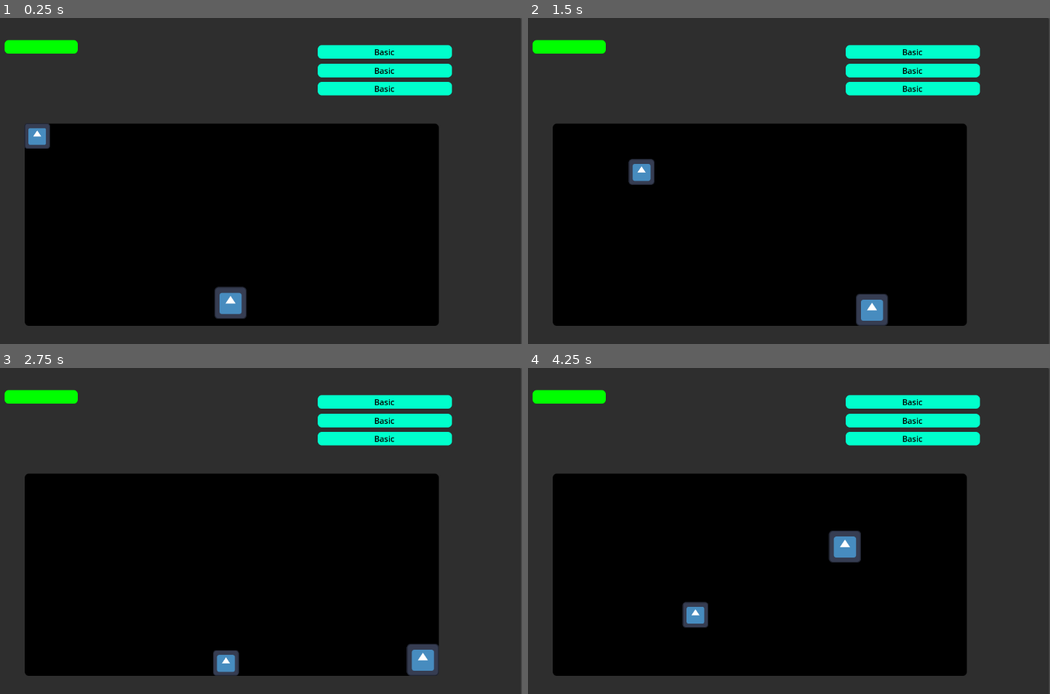
Above: before the commit, frames 1-4 (two rows, left to right).
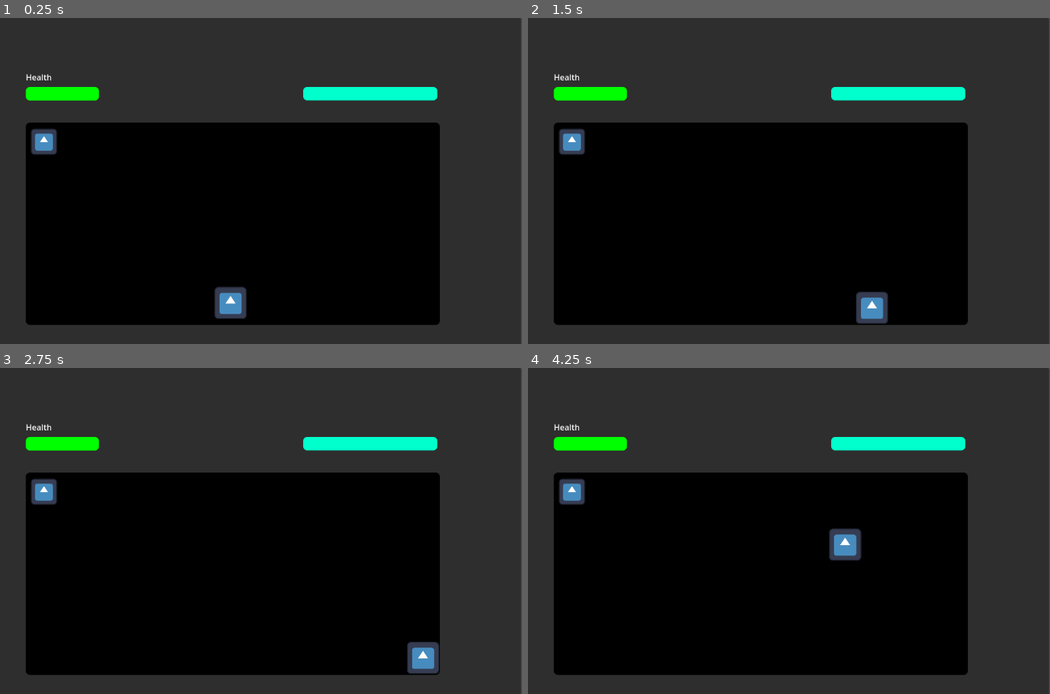
Above: after the commit, the same moments.

Repository: SampaiWasTaken/LD55
Game: Godot game, scene res://Scenes/CombatScenes/tutorial_combat.tscn
Two runs of this game, one before a commit and one after it. Both use one fixed random seed, a clock stepped at 60 frames per second and the inputs below. This scene is started directly instead of the project's main scene. The engine's default icon, where the game draws it, is replaced by a stand-in: a white triangle on a blue panel in a dark square.
Inputs (mouse positions are in pixels of both pictures, inside the frame that each line leads up to):
- Up to frame 1 (0.25 s): no input
- Up to frame 2 (1.5 s): move the mouse to (888, 164) at 0.52 s; hold D (walkRight) 0.53-1.28 s; hold E (interact) 0.53-1.28 s; move the mouse to (642, 197) at 1.27 s; hold Down (walkDown) from 1.28 s (still down); click (642, 197) at 1.35 s
- Up to frame 3 (2.75 s): move the mouse to (287, 459) at 2.02 s; release Down (walkDown) at 2.03 s; hold D (walkRight) from 2.03 s (still down); hold E (interact) from 2.03 s (still down)
- Up to frame 4 (4.25 s): move the mouse to (731, 596) at 2.77 s; release D (walkRight) at 2.78 s; release E (interact) at 2.78 s; hold W (walkUp) 2.78-3.53 s; click (731, 596) at 2.85 s; move the mouse to (935, 579) at 3.52 s; hold A (walkLeft) from 3.53 s (still down); hold E (interact) from 3.53 s (still down)

The runs differ from the first frame. In frame 1, 5.4% of the frame differs, in the area x 0-87%, y 6-95%; in frame 2, 5.9%; in frame 3, 5.9%; in frame 4, 6.0%.
Error after the commit: Parse Error: Expected end of statement after expression, found "Identifier" instead. (res://Scripts/Combat/tutorial_enemy.gd:19)

Commit message:
pfusch

Diff:
--- a/Scenes/CombatScenes/combatScene.tscn
+++ b/Scenes/CombatScenes/combatScene.tscn
@@ -11,8 +11,10 @@
 corner_radius_bottom_right = 8
 corner_radius_bottom_left = 8
 
+[sub_resource type="StyleBoxFlat" id="StyleBoxFlat_otk6x"]
+
 [sub_resource type="RectangleShape2D" id="RectangleShape2D_tmk8o"]
-size = Vector2(38, 478)
+size = Vector2(3.49998, 482.023)
 
 [sub_resource type="StyleBoxFlat" id="StyleBoxFlat_fyxbb"]
 bg_color = Color(0, 1, 0.8, 1)
@@ -41,11 +43,18 @@
 metadata/_edit_lock_ = true
 
 [node name="Panel2" type="Panel" parent="."]
-offset_left = 168.0
-offset_top = 210.0
-offset_right = 989.0
-offset_bottom = 612.0
+offset_left = 170.0
+offset_top = 208.0
+offset_right = 991.0
+offset_bottom = 610.0
 theme_override_styles/panel = SubResource("StyleBoxFlat_yxa3q")
+
+[node name="Panel3" type="Panel" parent="."]
+offset_left = 170.0
+offset_top = 299.0
+offset_right = 991.0
+offset_bottom = 306.0
+theme_override_styles/panel = SubResource("StyleBoxFlat_otk6x")
 
 [node name="player" parent="." groups=["MiniPlayer"] instance=ExtResource("2_rkvdr")]
 position = Vector2(576, 566)
@@ -66,7 +75,7 @@
 collision_mask = 3
 
 [node name="CollisionShape2D" type="CollisionShape2D" parent="Walls/StaticBody2D" groups=["Walls"]]
-position = Vector2(-10, 0)
+position = Vector2(12, 0)
 shape = SubResource("RectangleShape2D_tmk8o")
 
 [node name="StaticBody2D2" type="StaticBody2D" parent="Walls" groups=["Walls"]]
@@ -75,7 +84,7 @@
 collision_mask = 3
 
 [node name="CollisionShape2D" type="CollisionShape2D" parent="Walls/StaticBody2D2" groups=["Walls"]]
-position = Vector2(20, 0)
+position = Vector2(3, 0)
 shape = SubResource("RectangleShape2D_tmk8o")
 
 [node name="StaticBody2D3" type="StaticBody2D" parent="Walls" groups=["Walls"]]
@@ -86,7 +95,7 @@
 collision_mask = 3
 
 [node name="CollisionShape2D" type="CollisionShape2D" parent="Walls/StaticBody2D3" groups=["Walls"]]
-position = Vector2(1, -1.16279)
+position = Vector2(-20, -0.581341)
 shape = SubResource("RectangleShape2D_tmk8o")
 
 [node name="StaticBody2D4" type="StaticBody2D" parent="Walls" groups=["Walls"]]
@@ -97,7 +106,7 @@
 collision_mask = 3
 
 [node name="CollisionShape2D" type="CollisionShape2D" parent="Walls/StaticBody2D4" groups=["Walls"]]
-position = Vector2(1, -1.16275)
+position = Vector2(14.75, -1.16278)
 shape = SubResource("RectangleShape2D_tmk8o")
 
 [node name="StaticBody2D5" type="StaticBody2D" parent="Walls" groups=["Walls"]]
@@ -107,7 +116,7 @@
 collision_layer = 128
 
 [node name="CollisionShape2D" type="CollisionShape2D" parent="Walls/StaticBody2D5" groups=["Walls"]]
-position = Vector2(1, -1.16275)
+position = Vector2(1.00001, 5.126e-06)
 shape = SubResource("RectangleShape2D_tmk8o")
 
 [node name="MoveTimer" type="Timer" parent="."]
@@ -122,16 +131,17 @@
 
 [node name="CooldownBar" type="ProgressBar" parent="UI"]
 layout_mode = 0
-offset_left = 603.0
-offset_top = 30.0
-offset_right = 869.0
-offset_bottom = 57.0
+offset_left = 574.0
+offset_top = 40.0
+offset_right = 840.0
+offset_bottom = 67.0
 scale = Vector2(1, 0.989967)
 theme_override_styles/fill = SubResource("StyleBoxFlat_fyxbb")
 value = 100.0
 show_percentage = false
 
 [node name="Label" type="Label" parent="UI/CooldownBar"]
+visible = false
 layout_mode = 0
 offset_right = 266.0
 offset_bottom = 28.0
@@ -140,50 +150,20 @@
 horizontal_alignment = 1
 vertical_alignment = 1
 
-[node name="CooldownBar2" type="ProgressBar" parent="UI"]
+[node name="Label" type="Label" parent="UI"]
 layout_mode = 0
-offset_left = 603.0
-offset_top = -6.0
-offset_right = 869.0
-offset_bottom = 21.0
-theme_override_styles/fill = SubResource("StyleBoxFlat_fyxbb")
-value = 100.0
-show_percentage = false
-
-[node name="Label" type="Label" parent="UI/CooldownBar2"]
-layout_mode = 0
-offset_right = 266.0
-offset_bottom = 28.0
-theme_override_colors/font_color = Color(0, 0, 0, 1)
-text = "Basic"
-horizontal_alignment = 1
-vertical_alignment = 1
-
-[node name="CooldownBar3" type="ProgressBar" parent="UI"]
-layout_mode = 0
-offset_left = 603.0
-offset_top = -43.0
-offset_right = 869.0
-offset_bottom = -16.0
-theme_override_styles/fill = SubResource("StyleBoxFlat_fyxbb")
-value = 100.0
-show_percentage = false
-
-[node name="Label" type="Label" parent="UI/CooldownBar3"]
-layout_mode = 0
-offset_right = 266.0
-offset_bottom = 28.0
-theme_override_colors/font_color = Color(0, 0, 0, 1)
-text = "Basic"
-horizontal_alignment = 1
-vertical_alignment = 1
+offset_left = 24.0
+offset_top = 9.0
+offset_right = 76.0
+offset_bottom = 32.0
+text = "Health"
 
 [node name="HPBar" type="ProgressBar" parent="UI"]
 layout_mode = 0
-offset_left = -18.0
-offset_top = -53.0
-offset_right = 127.0
-offset_bottom = -26.0
+offset_left = 24.0
+offset_top = 40.0
+offset_right = 169.0
+offset_bottom = 67.0
 theme_override_styles/fill = SubResource("StyleBoxFlat_boqq8")
 show_percentage = false
 
--- a/Scenes/CombatScenes/player_bullet.tscn
+++ b/Scenes/CombatScenes/player_bullet.tscn
@@ -8,6 +8,7 @@
 size = Vector2(54, 10)
 
 [node name="Node2D" instance=ExtResource("1_viy5t")]
+collision_mask = 6
 script = ExtResource("2_b20vt")
 oppositionString = "Enemy"
 
--- a/Scenes/CombatScenes/tutorial_combat.tscn
+++ b/Scenes/CombatScenes/tutorial_combat.tscn
@@ -7,11 +7,19 @@
 [node name="Node2D" instance=ExtResource("1_a0gxs")]
 script = ExtResource("2_b84ci")
 
-[node name="MoveTimer" parent="." index="4"]
+[node name="Panel3" parent="." index="2"]
+process_mode = 4
+visible = false
+
+[node name="StaticBody2D5" parent="Walls" index="4"]
+process_mode = 4
+
+[node name="MoveTimer" parent="." index="5"]
 wait_time = 0.25
 
 [node name="tutorialEnemy" parent="." index="7" instance=ExtResource("3_k1k6u")]
 position = Vector2(206, 246)
 scale = Vector2(0.4, 0.4)
+speed = null
 
 [connection signal="timeout" from="MoveTimer" to="tutorialEnemy" method="_on_move_timer_timeout"]
--- a/Scripts/Combat/boulder.gd
+++ b/Scripts/Combat/boulder.gd
@@ -1,11 +1,15 @@
 extends RigidBody2D
-
+var ttl = 5
 
 func _ready():
 	connect("body_entered",  _on_body_entered)
 	contact_monitor = true
 	set_max_contacts_reported(1)
 
+func _process(delta):
+	ttl -= delta
+	if ttl <= 0:
+		queue_free()
 
 func _on_body_entered(body):
 	if body.is_in_group("MiniPlayer"):
--- a/Scripts/Combat/tutorial_combat.gd
+++ b/Scripts/Combat/tutorial_combat.gd
@@ -2,3 +2,4 @@
 
 func _ready():
 	$player.canAct = false
+	#$Walls/StaticBody2D5.disable()
--- a/Scripts/Combat/tutorial_enemy.gd
+++ b/Scripts/Combat/tutorial_enemy.gd
@@ -13,10 +13,10 @@
 
 	var playerPos = $"../player".position
 
-	if global_position.distance_to(playerPos) < 100:
-		target = playerPos - position
-		velocity = position.direction_to(target)*speed
-		move_and_slide()
+	if global_position.distance_to(playerPos) < 200:
+		var dv = (playerPos - position).normalized() * speed
+		var steer = -(dv - velocity)
+		velocity dw= steer
 	if position.distance_to(target) > 10:
 		move_and_slide()
 	else:
Not shown, added: Assets/House MC 1x 96x96.png.import
Not shown, added: Assets/Inside Home.png.import
Not shown, added: Assets/Inside Home_NEW.png.import
Not shown: 1 places in Scenes/CombatScenes/combatScene.tscn that only renumber resources
Not shown: 1 places in Scenes/main_scene.tscn that only renumber resources
